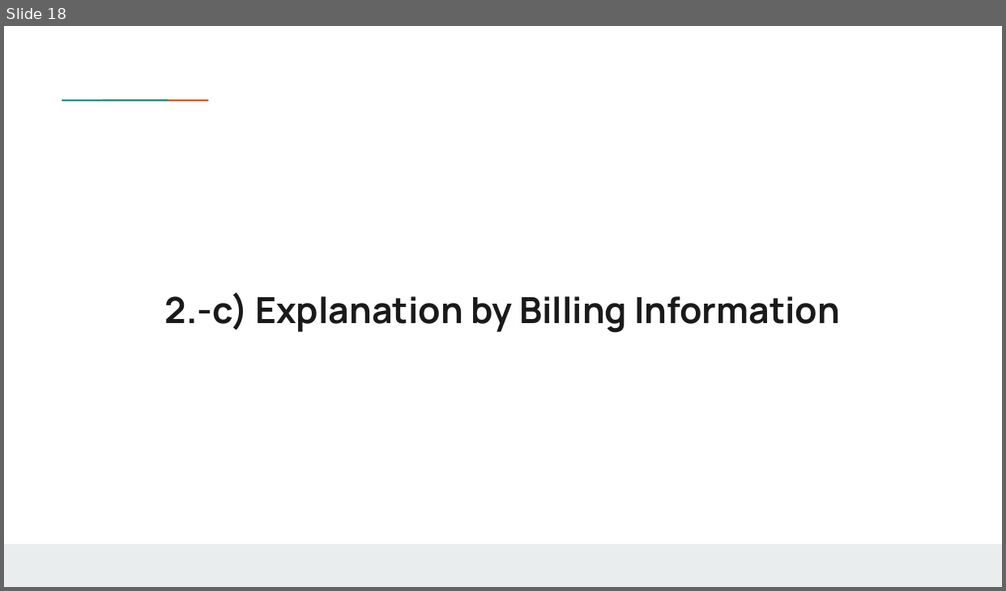
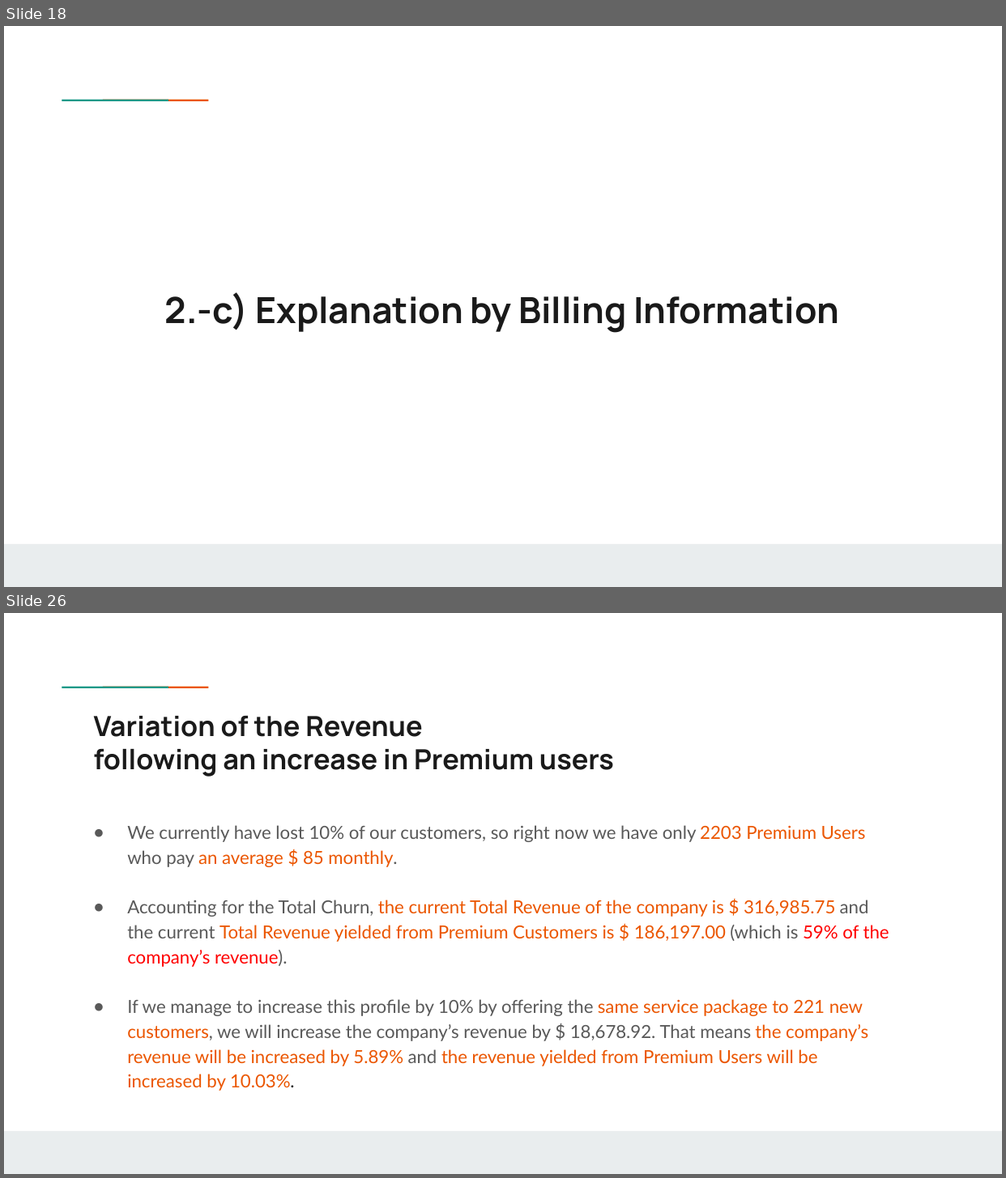
Before and after one commit to weinerkervens/churn_analysis, a slide deck: presentation.pptx. Shown one above the other, each under a label of ours: slide 18 before the commit, slides 18 and 26 after it; the slides between them are not shown. The pictures are 1006x591 and 1006x1178 pixels, drawn with LibreOffice and Linux fonts; fonts in the diff are those of the drawing; background and template pictures are left out. Boxes give left, top, right and bottom in pixels: in the first picture for what was removed or moved away, otherwise in the second. Text is boxed around its words. In the diff, an @@ line names an element or a change of style, - is before the commit and + after.

```diff
--- a/presentation.pptx
+++ b/presentation.pptx
@@ slide 26 added at <box>4,613,1002,1174</box>, background #FFFFFF; not listed: 3 template elements that a slide beside it also shows @@
@@ title added at <box>94,716,614,777</box>, 20 pt, text #1A1A1A, bold @@
+Variation of the Revenue
+following an increase in Premium users
@@ text added at <box>127,825,889,1067</box>, 13 pt, text #EB5600 @@
+● We currently have lost 10% of our customers, so right now we have only 2203 Premium Users who pay an average $ 85 monthly.
+● Accounting for the Total Churn, the current Total Revenue of the company is $ 316,985.75 and the current Total Revenue yielded from Premium Customers is $ 186,197.00 (which is 59% of the company’s revenue).
+● If we manage to increase this profile by 10% by offering the same service package to 221 new customers, we will increase the company’s revenue by $ 18,678.92. That means the company’s revenue will be increased by 5.89% and the revenue yielded from Premium Users will be increased by 10.03%.
```
Also in this commit, not shown: 4 slides changed, 8 other slides added, 3 slides removed.
